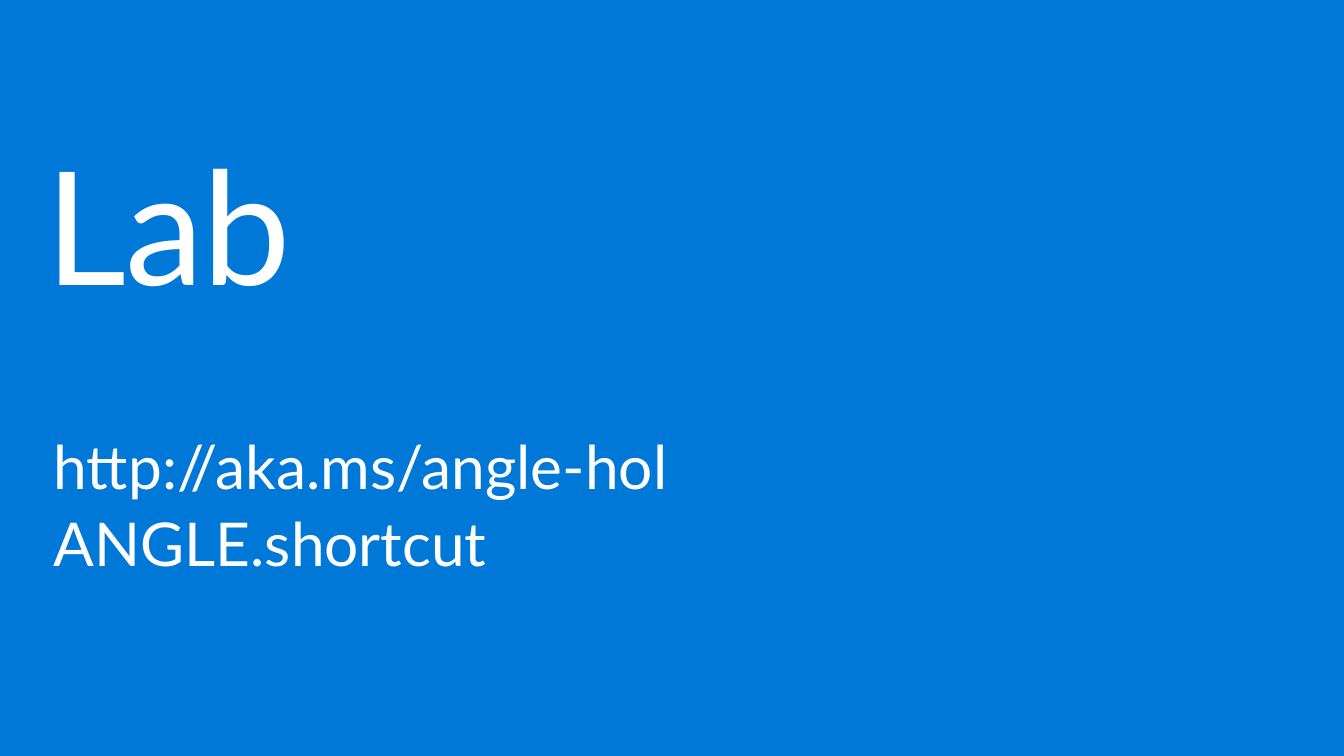
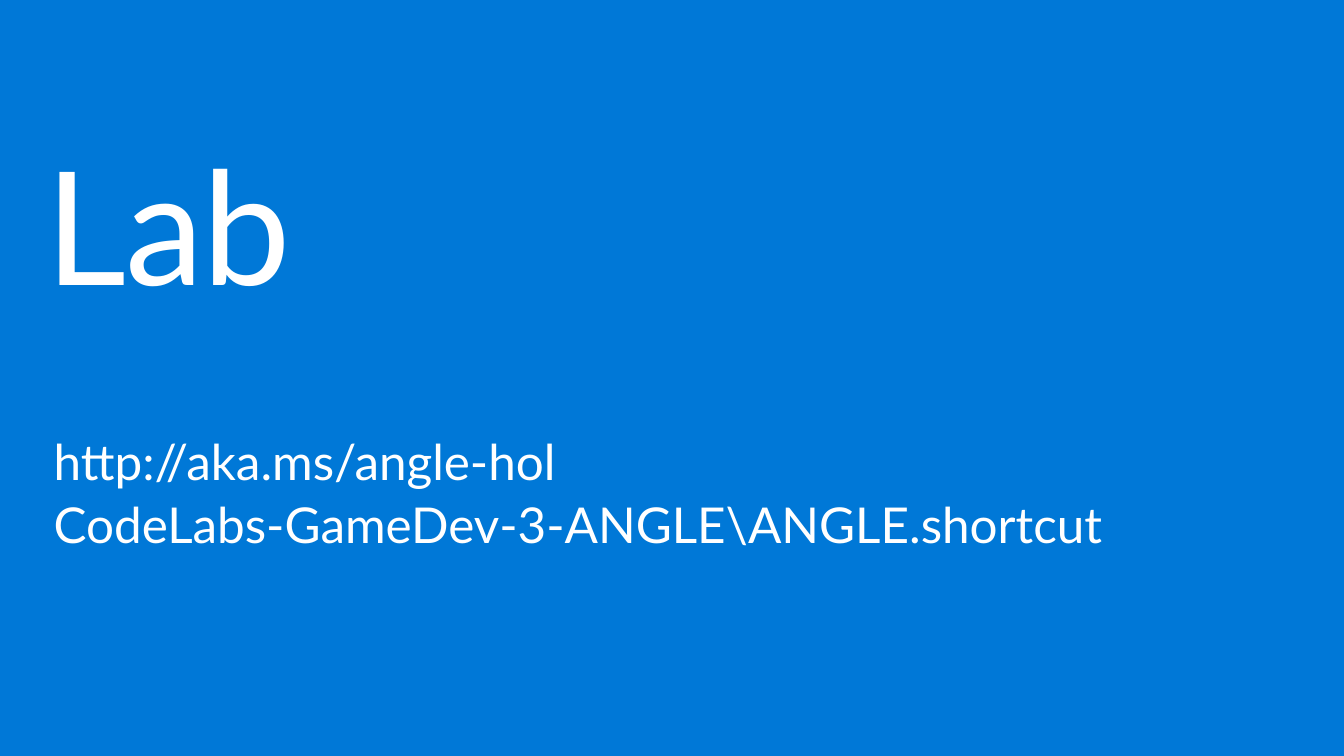
Before and after one commit to Microsoft-Build-2016/CodeLabs-GameDev-3-ANGLE, a slide deck: slide 11 of Presentation.pptx (slide 12 before the commit). Drawn at 1344x756 pixels with LibreOffice and Linux fonts; fonts in the diff are those of the drawing. Boxes give left, top, right and bottom in pixels: in the first picture for what was removed or moved away, otherwise in the second. Text is boxed around its words. In the diff, an @@ line names an element or a change of style, - is before the commit and + after.

Commit message:
added exercise url shortcuts

```diff
--- a/Presentation.pptx
+++ b/Presentation.pptx
@@ text at (54,443,556,489): size 44 to 36 pt in "http://aka.ms/angle-hol"; less space between paragraphs @@
@@ text at (54,506,1102,546): text changed; size 44 to 36 pt @@
-ANGLE.shortcut
+CodeLabs-GameDev-3-ANGLE\ANGLE.shortcut
```
Also in this commit, not shown: 6 other slides changed, 1 slide added, 1 slide removed.
